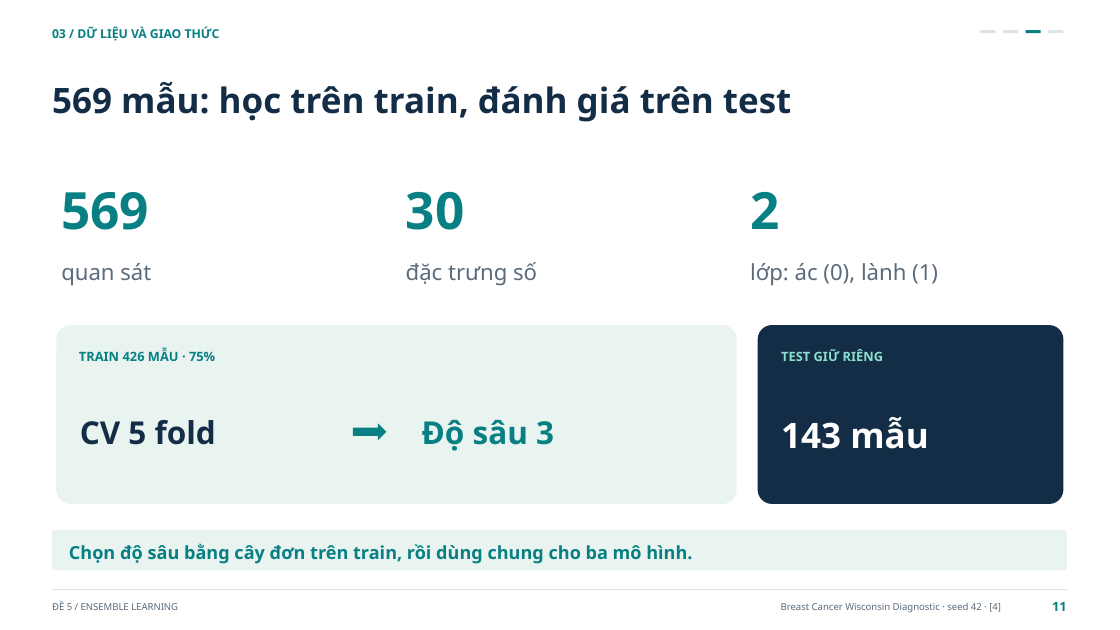
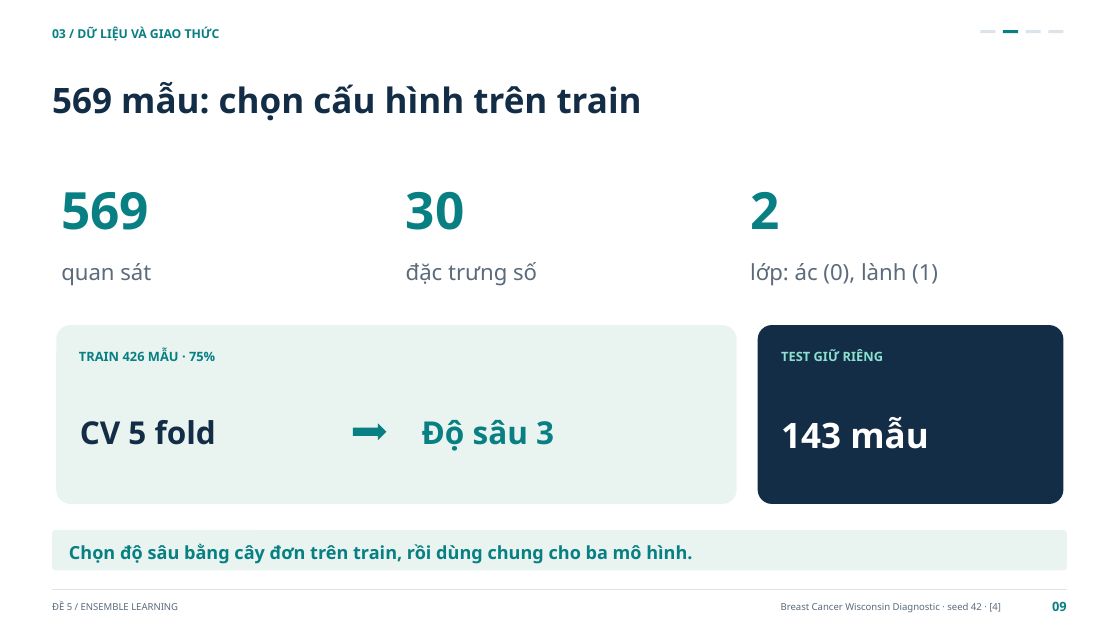
Before and after one commit to Huyngaongow/hocmaygk, a slide deck: slide 9 of De_5_Ensemble_Learning.pptx (slide 11 before the commit). Drawn at 1120x630 pixels with LibreOffice and Linux fonts; fonts in the diff are those of the drawing. Boxes give left, top, right and bottom in pixels: in the first picture for what was removed or moved away, otherwise in the second. Text is boxed around its words. In the diff, an @@ line names an element or a change of style, - is before the commit and + after.

```diff
--- a/De_5_Ensemble_Learning.pptx
+++ b/De_5_Ensemble_Learning.pptx
@@ rectangle at bbox=[1003, 30, 1018, 34]: fill #DCE4EB to #087F82 @@
@@ rectangle at bbox=[1026, 30, 1041, 34]: fill #087F82 to #DCE4EB @@
@@ text at bbox=[52, 82, 642, 121]: text changed @@
-569 mẫu: học trên train, đánh giá trên test
+569 mẫu: chọn cấu hình trên train
@@ text at bbox=[1052, 601, 1067, 611]: text changed @@
-11
+09
```
Also in this commit, not shown: 21 other slides changed, 3 slides removed, 7 other files.
